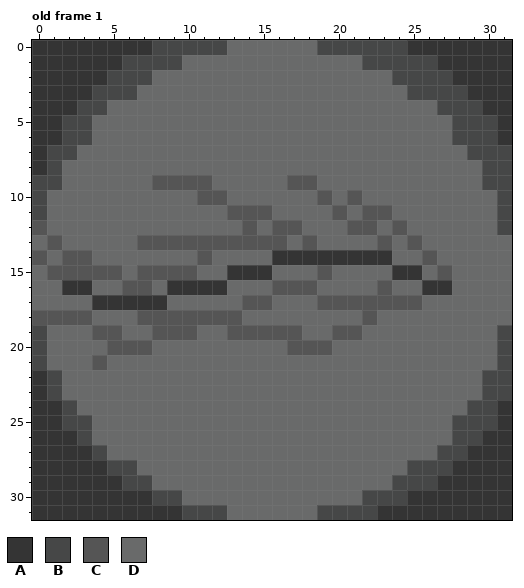
Pixel-art file, stored at assets/graphics/aseprites/marze-abilities.aseprite. Above, as it was before the edit.
32x32 pixels, 1 frame. Colours within 5 levels of each other are drawn and written as one. Shown: old frame 1. The commit also changed other frames, which this record leaves out.
Visible layers, top first: "dark sword", "background".
Palette (. is transparent): A #343434  B #464747  C #555555  D #696a6a
Pixels before, old frame 1, first column x 0:
 0 AAAAAAAABBBBBDDDDDDBBBBBBAAAAAAA
 1 AAAAAABBBBDDDDDDDDDDDDBBBBBAAAAA
 2 AAAAABBBDDDDDDDDDDDDDDDDBBBBAAAA
 3 AAAABBBDDDDDDDDDDDDDDDDDDBBBBAAA
 4 AAABBDDDDDDDDDDDDDDDDDDDDDDBBBAA
 5 AABBDDDDDDDDDDDDDDDDDDDDDDDDBBBA
 6 AABBDDDDDDDDDDDDDDDDDDDDDDDDBBBA
 7 ABBDDDDDDDDDDDDDDDDDDDDDDDDDDBBB
 8 ABDDDDDDDDDDDDDDDDDDDDDDDDDDDDBB
 9 BBDDDDDDCCCCDDDDDCCDDDDDDDDDDDBB
10 BDDDDDDDDDDCCDDDDDDCDCDDDDDDDDDB
11 BDDDDDDDDDDDDCCCDDDDCDCCDDDDDDDB
12 CDDDDDDDDDDDDDCDCCDDDCCDCDDDDDDB
13 DCDDDDDCCCCCCCCCCDCDDDDCDCDDDDDD
14 CDCCDDDDDDDCDDDDAAAAAAAADDCDDDDD
15 DCCCCCDCCCCDDAAADDDCDDDDAADCDDDD
16 DDAADDCCDAAAADDDCCCDDDDCDDAADDDD
17 DDDDAAAAADDDDDCCDDDCCCCCCCDDDDDD
18 CCCCDDDCCCCCCCDDDDDDDDCDDDDDDDDD
19 BDDDCCDDCCCDDCCCCCDDCCDDDDDDDDDB
20 BDDDDCCCDDDDDDDDDCCCDDDDDDDDDDDB
21 BDDDCDDDDDDDDDDDDDDDDDDDDDDDDDDB
22 ABDDDDDDDDDDDDDDDDDDDDDDDDDDDDBB
23 ABDDDDDDDDDDDDDDDDDDDDDDDDDDDDBB
24 AABDDDDDDDDDDDDDDDDDDDDDDDDDDBBA
25 AABBDDDDDDDDDDDDDDDDDDDDDDDDBBBA
26 AAABDDDDDDDDDDDDDDDDDDDDDDDDBBAA
27 AAAABDDDDDDDDDDDDDDDDDDDDDDBBAAA
28 AAAAABBDDDDDDDDDDDDDDDDDDBBBAAAA
29 AAAAAABBDDDDDDDDDDDDDDDDBBBAAAAA
30 AAAAAAAABBDDDDDDDDDDDDBBBAAAAAAA
31 AAAAAAAAAABBBDDDDDDBBBBAAAAAAAAA
After:
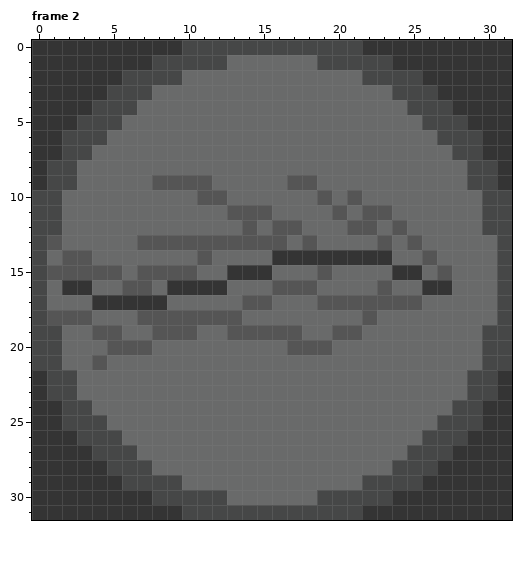
A new or re-ordered frame is compared with the old frame closest to it.
The edit:
frames 1 -> 4
layer "frame" added
Frame 2 is new; against old frame 1, layer "frame":
The edit turns colour B into colour A in row 0 at x 8 to 9 and 22 to 24; in row 1 at x 6 to 7 and 24 to 26; in row 2 at x 5 and 26 to 27; in row 3 at x 4 and 27 to 28; in row 4 at x 3 and 28 to 29; in row 5 at x 2 and 29 to 30.
The edit turns colour B into colour A in row 6 at x 30; in row 7 at x 1 and 30 to 31; in row 8 at x 31; in row 9 at x 0 and 31; in rows 22 to 23 at x 31; in rows 24 to 25 at x 30.
The edit turns colour B into colour A in row 26 at x 29; in row 27 at x 28; in row 28 at x 27; in row 29 at x 26; in row 30 at x 24; in row 31 at x 22.
The edit turns colour C into colour B in row 12 at x 0; in row 14 at x 0; in row 18 at x 0.
The edit turns colour D into colour B in row 0 at x 13 to 18; in row 1 at x 10 to 12 and 19 to 21; in row 2 at x 8 to 9 and 22 to 23; in row 3 at x 7 and 24; in row 4 at x 5 to 6 and 25 to 26; in row 5 at x 4 to 5 and 26 to 27.
The edit turns colour D into colour B in row 6 at x 4 and 27; in row 7 at x 3 and 28; in rows 8 to 9 at x 2 and 29; in rows 10 to 12 at x 1 and 30; in row 13 at x 0 and 31; in row 14 at x 31.
The edit turns colour D into colour B in rows 15 to 17 at x 0 and 31; in row 18 at x 31; in rows 19 to 21 at x 1 and 30; in rows 22 to 23 at x 2 and 29; in row 24 at x 3 and 28; in row 25 at x 4 and 27.
The edit turns colour D into colour B in row 26 at x 4 to 5 and 26 to 27; in row 27 at x 5 to 6 and 25 to 26; in row 28 at x 7 and 24; in row 29 at x 8 to 9 and 22 to 23; in row 30 at x 10 to 12 and 19 to 21; in row 31 at x 13 to 18.
Changed places in both pictures, as pixel boxes (x1, y1, x2, y2):
changed: (32, 40, 512, 520)
